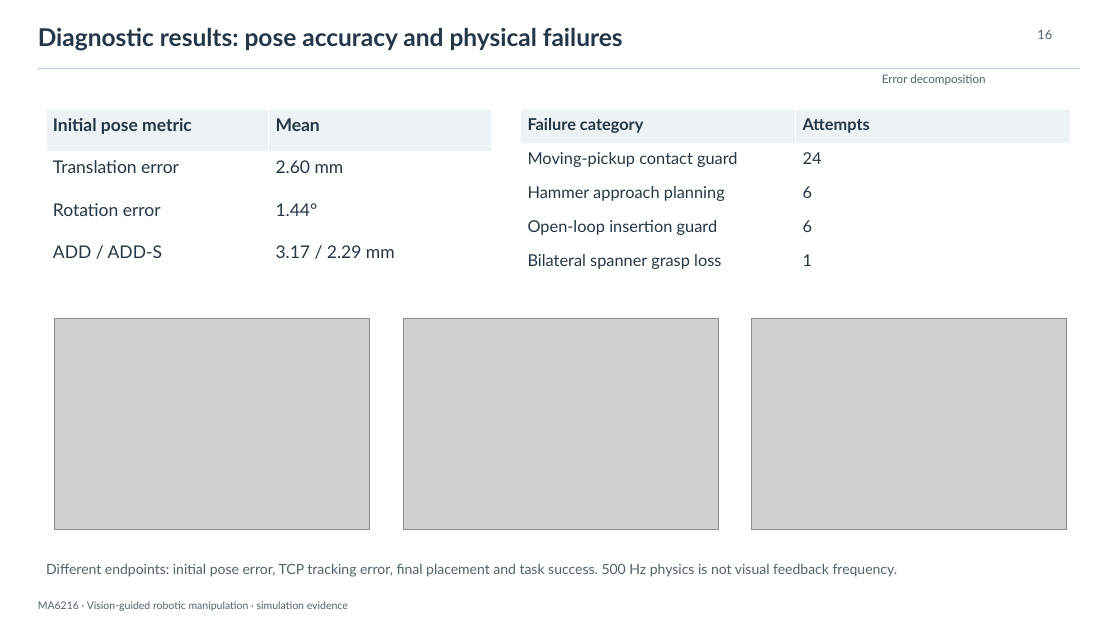
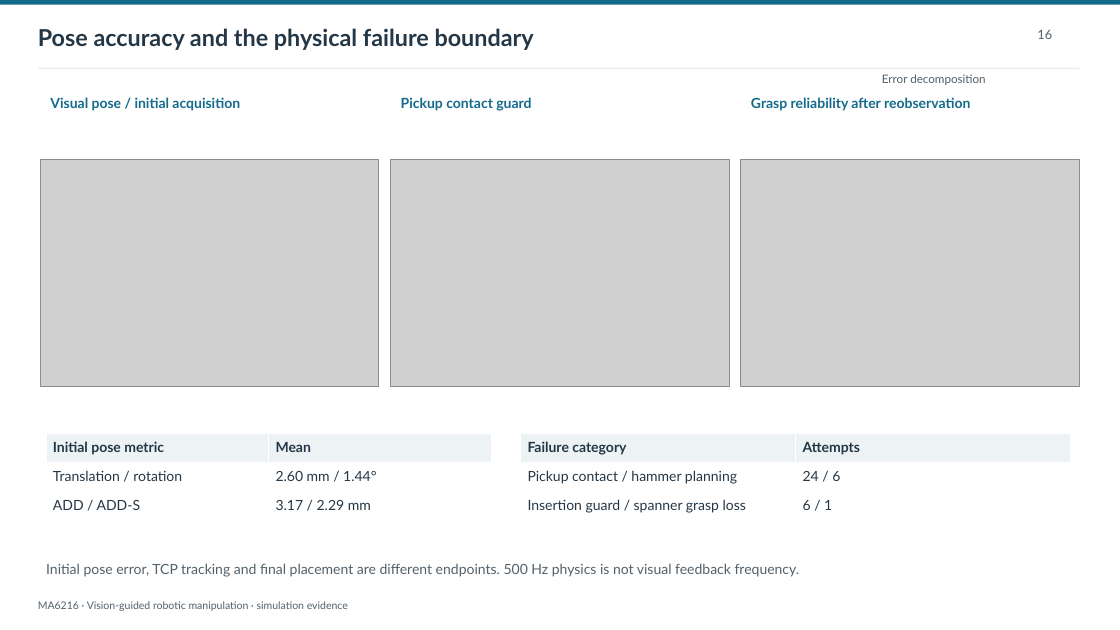
Before and after one commit to LewisLYU-HW/ma6216-ur5e-vision-pick-place, a slide deck: slide 16 of docs/presentation/vision_guided_manipulation.pptx. Drawn at 1120x630 pixels with LibreOffice and Linux fonts; fonts in the diff are those of the drawing; grey boxes stand for pictures. Boxes give left, top, right and bottom in pixels: in the first picture for what was removed or moved away, otherwise in the second. Text is boxed around its words. In the diff, an @@ line names an element or a change of style, - is before the commit and + after.

```diff
--- a/docs/presentation/vision_guided_manipulation.pptx
+++ b/docs/presentation/vision_guided_manipulation.pptx
@@ rectangle added at [0,0,1120,5], fill #146B8C @@
@@ text at [38,28,534,50]: text changed; size 21 to 20 pt @@
-Diagnostic results: pose accuracy and physical failures
+Pose accuracy and the physical failure boundary
@@ rectangle at [38,68,1080,69]: fill #BCC9D0 to #DBE3E7 @@
@@ text added at [50,97,240,111], 12 pt, text #146B8C, bold @@
+Visual pose / initial acquisition
@@ text added at [401,97,531,111], 12 pt, text #146B8C, bold @@
+Pickup contact guard
@@ text added at [751,97,970,111], 12 pt, text #146B8C, bold @@
+Grasp reliability after reobservation
@@ picture: place and size @@
-picture at [55,318,370,529]
+picture at [40,160,379,386]
@@ picture: place and size @@
-picture at [403,318,718,529]
+picture at [391,160,729,386]
@@ picture: place and size @@
-picture at [752,318,1067,529]
+picture at [741,160,1080,386]
@@ table at [46,434,492,521] @@
-row 2: Translation error | 2.60 mm
-row 3: Rotation error | 1.44°
+row 2: Translation / rotation | 2.60 mm / 1.44°
@@ table: place and size @@
-table at [46,109,492,279]
+table at [46,434,492,521]
@@ table at [521,434,1070,521] @@
-row 2: Moving-pickup contact guard | 24
-row 3: Hammer approach planning | 6
-row 4: Open-loop insertion guard | 6
-row 5: Bilateral spanner grasp loss | 1
+row 2: Pickup contact / hammer planning | 24 / 6
+row 3: Insertion guard / spanner grasp loss | 6 / 1
@@ table: place and size @@
-table at [521,109,1070,279]
+table at [521,434,1070,521]
@@ text at [46,563,800,577]: text changed @@
-Different endpoints: initial pose error, TCP tracking error, final placement and task success. 500 Hz physics is not visual feedback frequency.
+Initial pose error, TCP tracking and final placement are different endpoints. 500 Hz physics is not visual feedback frequency.
```
Also in this commit, not shown: 18 other slides changed, 10 other files.
